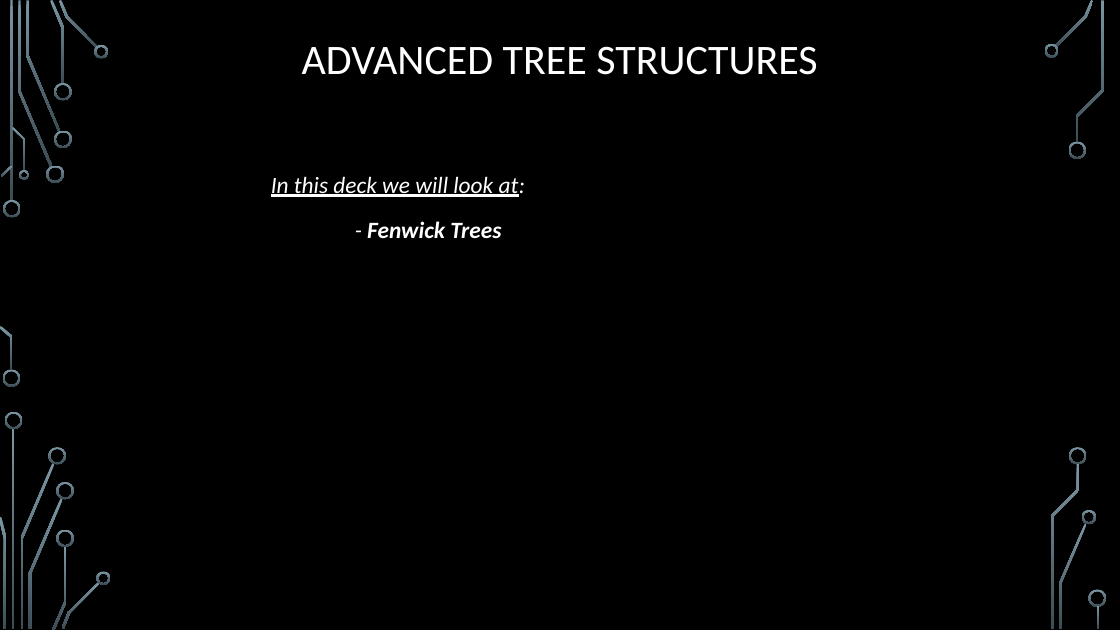
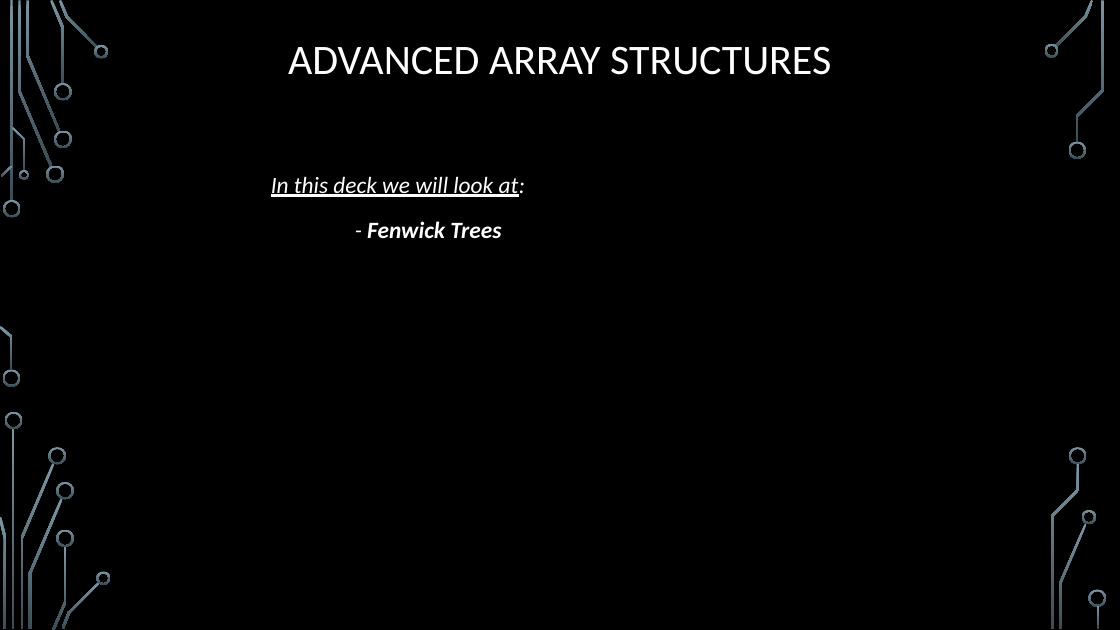
Before and after one commit to janiceeguo/advAlgo, a slide deck: slide 2 of slides/Trees-FenwickTrees.pptx. Drawn at 1120x630 pixels with LibreOffice and Linux fonts; fonts in the diff are those of the drawing; background and template pictures are left out. Boxes give left, top, right and bottom in pixels: in the first picture for what was removed or moved away, otherwise in the second. Text is boxed around its words. In the diff, an @@ line names an element or a change of style, - is before the commit and + after.

```diff
--- a/slides/Trees-FenwickTrees.pptx
+++ b/slides/Trees-FenwickTrees.pptx
@@ title at (x1=288, y1=46, x2=831, y2=75): text changed @@
-ADVANCED TREE STRUCTURES
+ADVANCED ARRAY STRUCTURES
```
Also in this commit, not shown: 1 other slide changed, 3 other files.
